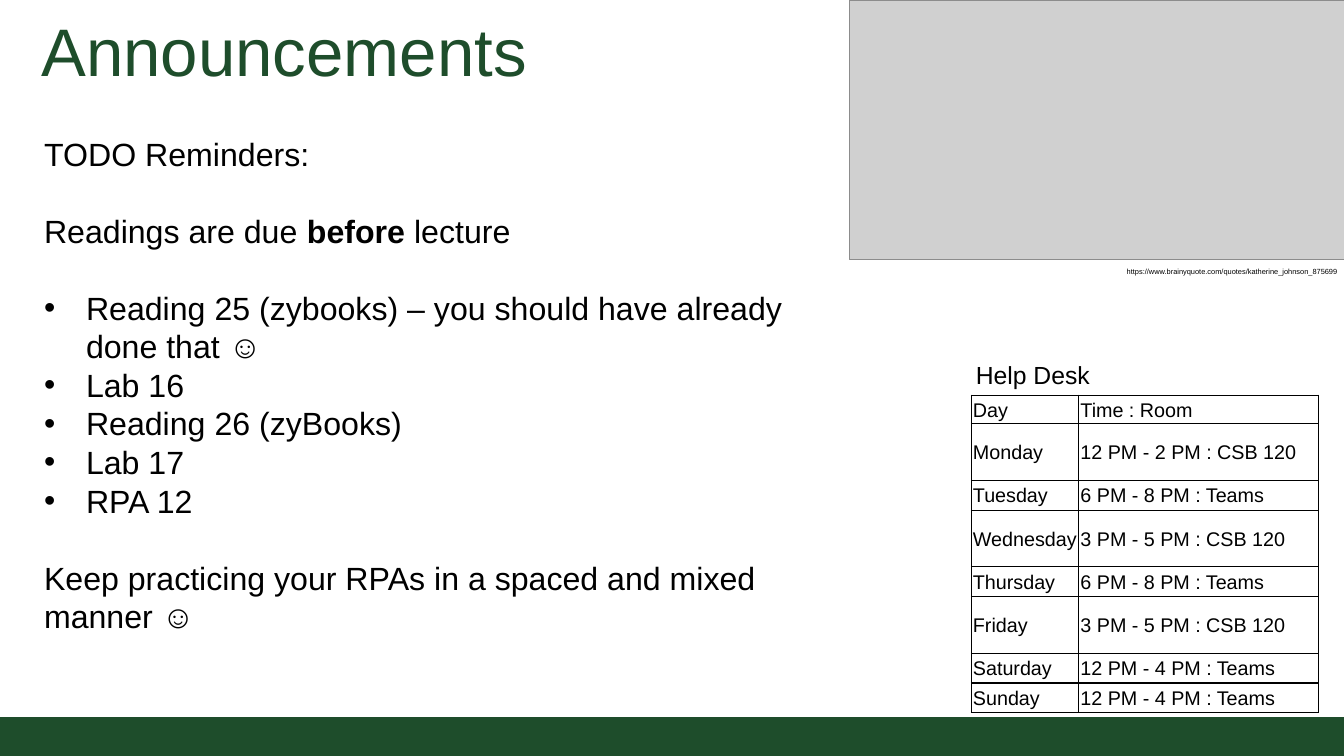
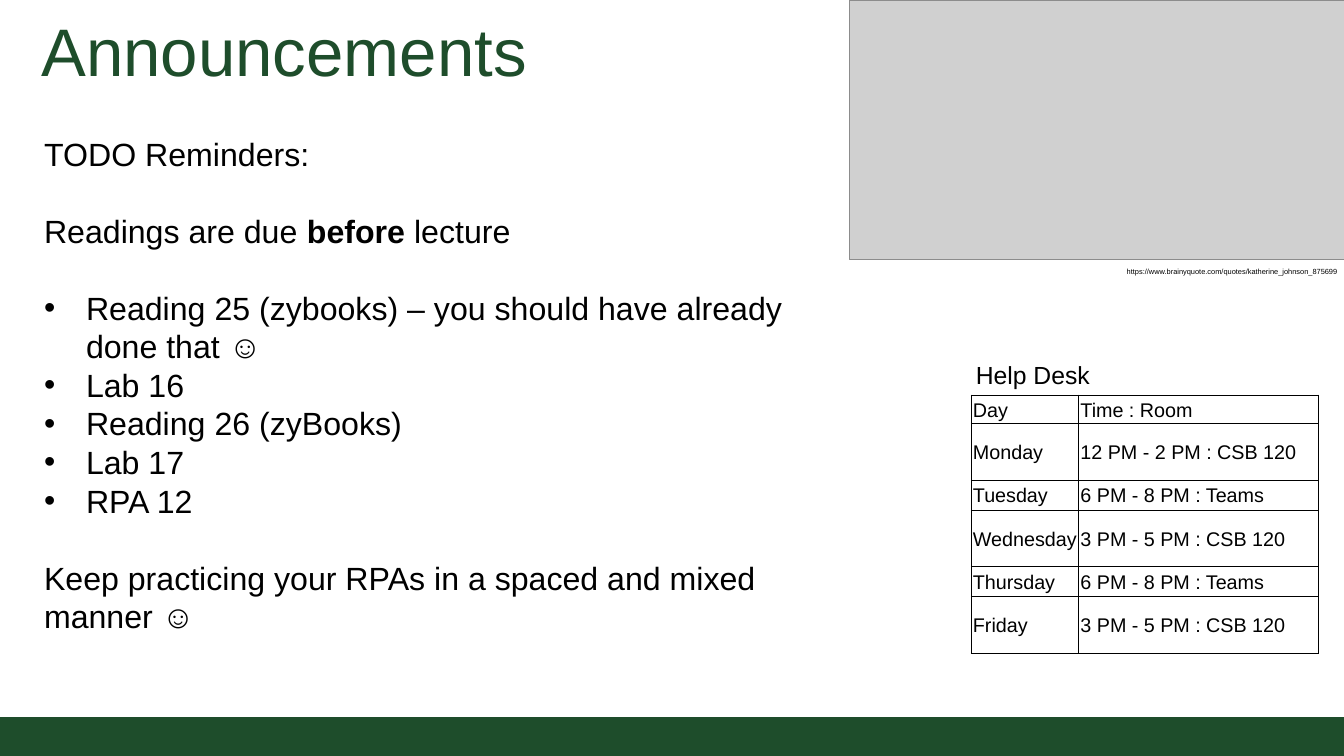
Before and after one commit to CSU-CompSci-CS163-4/Handouts, a slide deck: slide 2 of slides/On-Campus/13_01_More Recursion.pptx. Drawn at 1344x756 pixels with LibreOffice and Linux fonts; fonts in the diff are those of the drawing; grey boxes stand for pictures; background and template pictures are left out. Boxes give left, top, right and bottom in pixels: in the first picture for what was removed or moved away, otherwise in the second. Text is boxed around its words. In the diff, an @@ line names an element or a change of style, - is before the commit and + after.

Commit message:
More recursion lecture updated

```diff
--- a/slides/On-Campus/13_01_More Recursion.pptx
+++ b/slides/On-Campus/13_01_More Recursion.pptx
@@ table at (971,395,1319,652) @@
-row 7: Saturday | 12 PM - 4 PM : Teams
-row 8: Sunday | 12 PM - 4 PM : Teams
```
Also in this commit, not shown: 1 other file.
